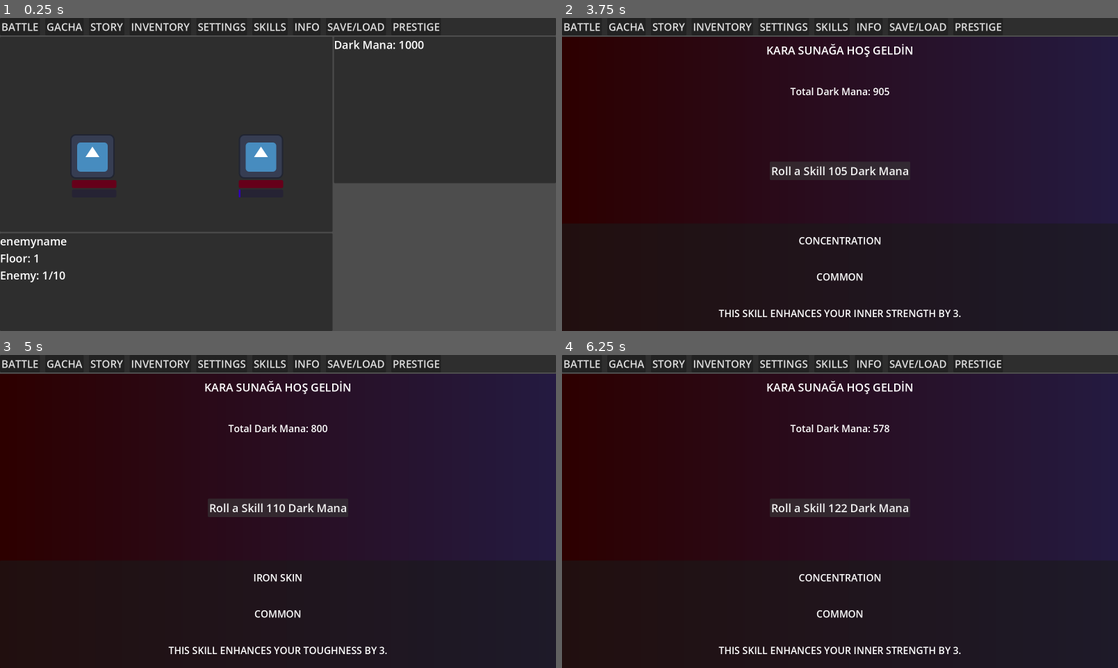
Above: before the commit, frames 1-4 (two rows, left to right).
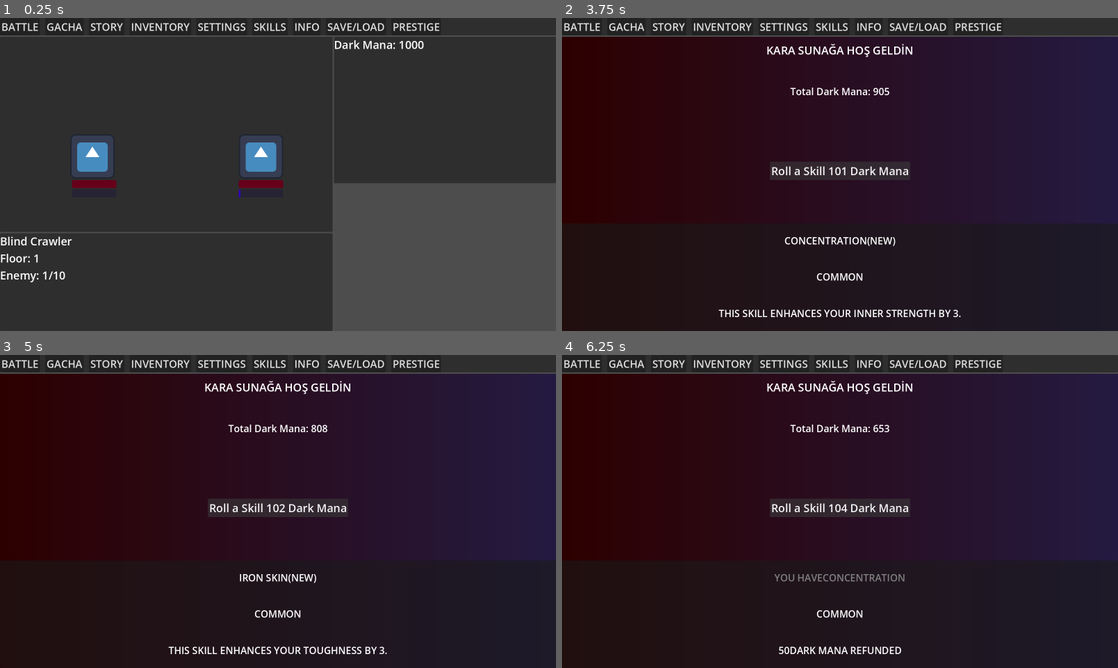
Above: after the commit, the same moments.

Repository: KeremArdaK/idling_to_cultivate
Game: Godot game, scene res://Scenes/master_scene.tscn
Two runs of this game, one before a commit and one after it. Both use one fixed random seed, a clock stepped at 60 frames per second and the inputs below. The project has no main scene, so this scene is started directly. The engine's default icon, where the game draws it, is replaced by a stand-in: a white triangle on a blue panel in a dark square.
Inputs:
- Up to frame 1 (0.25 s): no input
- Up to frame 2 (3.75 s): click "STORY" at 0.5 s; click "STORY" at 1.25 s; click "BATTLE" at 2 s; click "GACHA" at 2.75 s; click "Roll a Skill 100 Dark Mana" at 3.5 s
- Up to frame 3 (5 s): click "Roll a Skill 105 Dark Mana" (after the commit: "Roll a Skill 101 Dark Mana") at 4.25 s
- Up to frame 4 (6.25 s): click "Roll a Skill 110 Dark Mana" (after the commit: "Roll a Skill 102 Dark Mana") at 5 s; click "Roll a Skill 116 Dark Mana" (after the commit: "Roll a Skill 103 Dark Mana") at 5.75 s

The runs differ from the first frame. In frame 1, 0.2% of the frame differs, in the area x 0-13%, y 69-74%; in frame 2, 0.3%; in frame 3, 0.3%; in frame 4, 1.1%, in the area x 28-72%, y 22-96%.

Commit message:
Added Procedural Name Generator

Diff:
--- a/Scenes/battlescene.gd
+++ b/Scenes/battlescene.gd
@@ -6,7 +6,14 @@
 @onready var label_enemy_count = $HBoxContainer/LeftSide/LeftBottomPanel/VBoxContainer/EnemyCountLabel
 @onready var label_dark_mana = $HBoxContainer/RightSide/RightTopPanel/VBoxContainer/DarkManaLabel
 @onready var arena_box = $HBoxContainer/LeftSide/LeftTopPanel/HBoxContainer
+@onready var label_name_enemy = $HBoxContainer/LeftSide/LeftBottomPanel/VBoxContainer/EnemyNameLabel
 
+#boss isimlerini oluşturmak için gereken değişkenler:
+var boss_first_name = ["Abyssal","Umbral","Hollow","Cursed","Veiled","Crimson","Shattered","Relentless","Ironbound","Feral","Primordial","Forsaken","Ethereal","Arcane"]
+var boss_last_name = ["Wraith","Banshee","Specter","Revenant","Wendigo","Chimera","Manticore","Behemoth","Lich","Nephilim","Creep","Golem"]
+#sıradan enemyler için
+var basic_first_name = ["Mud","Lesser","Stray","Rusted","Rabid","Blind","Foul","Weak","Feral","Wild","Scavenger"]
+var basic_last_name = ["Slime","Imp","Goblin","Hound","Crawler","Bat","Skeleton","Bandit","Mite"]
 var original_arena_pos: Vector2
 var entity_scene = preload("res://Scenes/battleentity.tscn")
 var player_entity
@@ -24,8 +31,19 @@
 	update_ui()
 	call_deferred("save_original_pos")
 
+func generate_boss_enemy_name() -> String:
+	var f_name = boss_first_name.pick_random()
+	var l_name = boss_last_name.pick_random()
+	return f_name + " " + l_name
+
+func generate_basic_enemy_name() -> String:
+	var basic_f_name = basic_first_name.pick_random()
+	var basic_l_name = basic_last_name.pick_random()
+	return basic_f_name + " " + basic_l_name
+
 func save_original_pos() -> void:
 	original_arena_pos = arena_box.position
+
 func setup_arena() -> void:
 	player_entity = entity_scene.instantiate()
 	enemy_entity = entity_scene.instantiate()
@@ -43,6 +61,18 @@
 	enemy_entity.max_hp = 50 + (Globals.current_floor * 10.0)
 	enemy_entity.current_hp = enemy_entity.max_hp
 	enemy_entity.speed = 15.0 + (Globals.current_floor * 2)
+	enemy_entity.hp_bar.max_value = enemy_entity.max_hp
+	enemy_entity.hp_bar.value = enemy_entity.current_hp
+	enemy_entity.character_texture.flip_h = true
+
+	if enemies_defeated == ENEMIES_PER_FLOOR - 1:
+		label_name_enemy.text = generate_boss_enemy_name()
+		enemy_entity.max_hp *= 5.0
+		enemy_entity.speed *= 1.2
+	else:
+		label_name_enemy.text = generate_basic_enemy_name()
+
+	enemy_entity.current_hp = enemy_entity.max_hp
 	enemy_entity.hp_bar.max_value = enemy_entity.max_hp
 	enemy_entity.hp_bar.value = enemy_entity.current_hp
 	enemy_entity.character_texture.flip_h = true
--- a/Scenes/gacha_scene.gd
+++ b/Scenes/gacha_scene.gd
@@ -11,6 +11,9 @@
 
 func _ready() -> void:
 	load_all_skills()
+	update_ui()
+
+func _process(_delta: float) -> void:
 	update_ui()
 
 func load_all_skills(path: String = "res://Skills/"):
@@ -37,6 +40,7 @@
 		if path == "res://Skills/":
 			print(all_skills.size(), " adet yetenek alt klasörler de dahil başarıyla sunağa yüklendi.")
 func update_ui():
+
 	mana_label.text = "Total Dark Mana: " + str(Globals.total_dark_mana)
 	btn_roll.disabled = Globals.total_dark_mana < roll_cost
 	btn_roll.text = "Roll a Skill " + str(roll_cost) + " Dark Mana"
@@ -49,7 +53,7 @@
 		Globals.total_dark_mana -= roll_cost
 		perform_roll()
 
-		roll_cost = round(roll_cost * 1.05)
+		roll_cost = round(roll_cost * 1.01)
 		update_ui()
 
 
@@ -70,10 +74,27 @@
 
 	if possible_skills.size() > 0:
 		var pulled_skill = possible_skills.pick_random()
-		show_result(pulled_skill)
 
-func show_result(skill: PassiveSkill):
-	result_name.text = skill.skill_name
+		if Globals.unlocked_skills.has(pulled_skill):
+			process_refund(pulled_skill)
+		else:
+			Globals.unlocked_skills.append(pulled_skill)
+			show_result(pulled_skill, false)
+
+func process_refund(skill: PassiveSkill):
+	var refund_amount = 50
+	Globals.total_dark_mana += refund_amount
+	show_result(skill, true, refund_amount)
+
+func show_result(skill: PassiveSkill, is_duplicate:bool, refund:int=0):
+	if is_duplicate:
+		result_name.text = "You have" + skill.skill_name
+		result_desc.text = str(refund) + "Dark Mana Refunded"
+		result_name.modulate = Color.WEB_GRAY
+	else:
+		result_name.text = skill.skill_name + str("(NEW)")
+		result_desc.text = skill.description
+		result_name.modulate = Color.WHITE
+
 	var rarity_texts = ["COMMON","RARE","EPIC","LEGENDARY"]
 	result_rarity.text = rarity_texts[skill.rarity]
-	result_desc.text = skill.description
